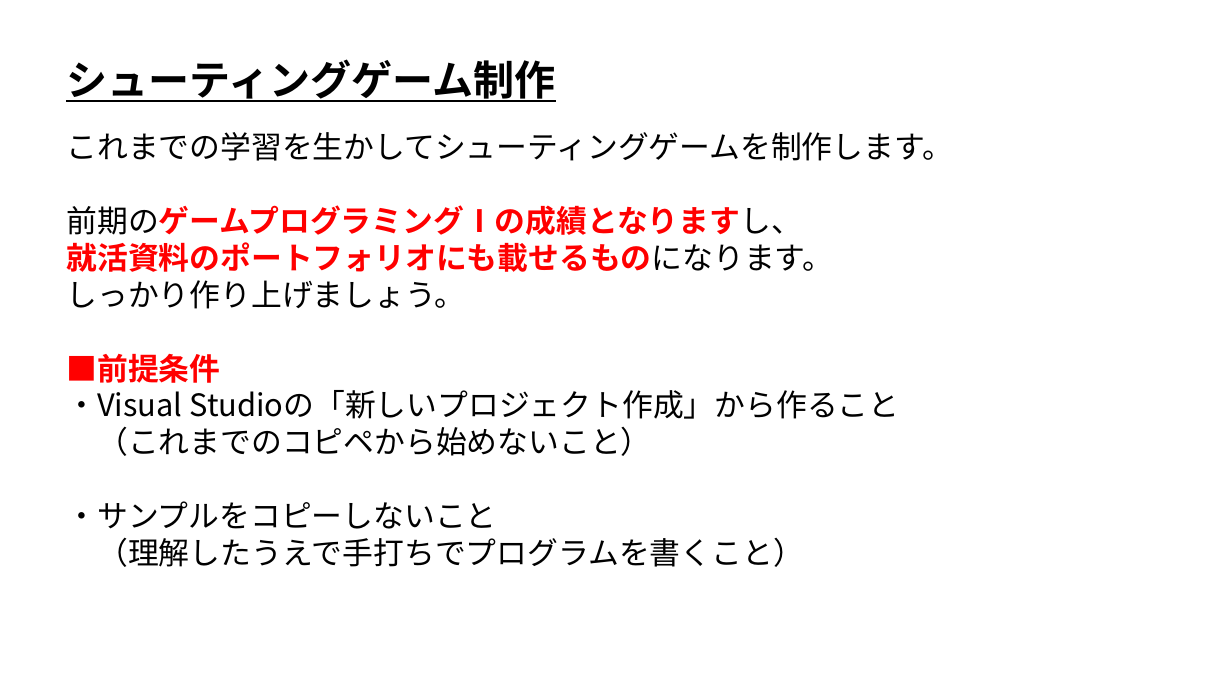
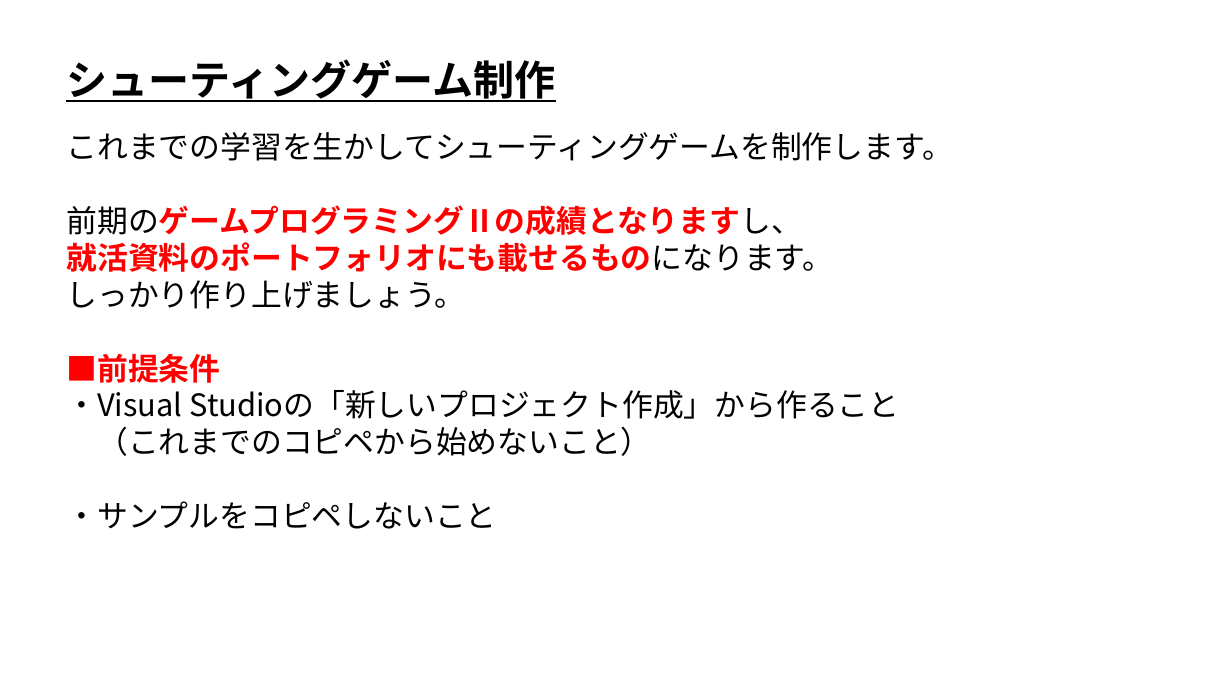
Before and after one commit to ArakiYusuke-Ohara/Textbook, a slide deck: slide 1 of ゲーム科1年/00_前期/ゲームプログラミングⅡ/05_シューティングゲーム制作.pptx. Drawn at 1232x693 pixels with LibreOffice and Linux fonts; fonts in the diff are those of the drawing. Boxes give left, top, right and bottom in pixels: in the first picture for what was removed or moved away, otherwise in the second. Text is boxed around its words. In the diff, an @@ line names an element or a change of style, - is before the commit and + after.

```diff
--- a/ゲーム科1年/00_前期/ゲームプログラミングⅡ/05_シューティングゲーム制作.pptx
+++ b/ゲーム科1年/00_前期/ゲームプログラミングⅡ/05_シューティングゲーム制作.pptx
@@ text at (x1=66, y1=205, x2=801, y2=235): text changed @@
-前期のゲームプログラミングⅠの成績となりますし、
+前期のゲームプログラミングⅡの成績となりますし、
@@ text at (x1=66, y1=501, x2=496, y2=529): text changed @@
-・サンプルをコピーしないこと
-（理解したうえで手打ちでプログラムを書くこと）
+・サンプルをコピペしないこと
```
Also in this commit, not shown: 1 other slide changed, 1 slide added, 1 slide removed, 1 other file.
